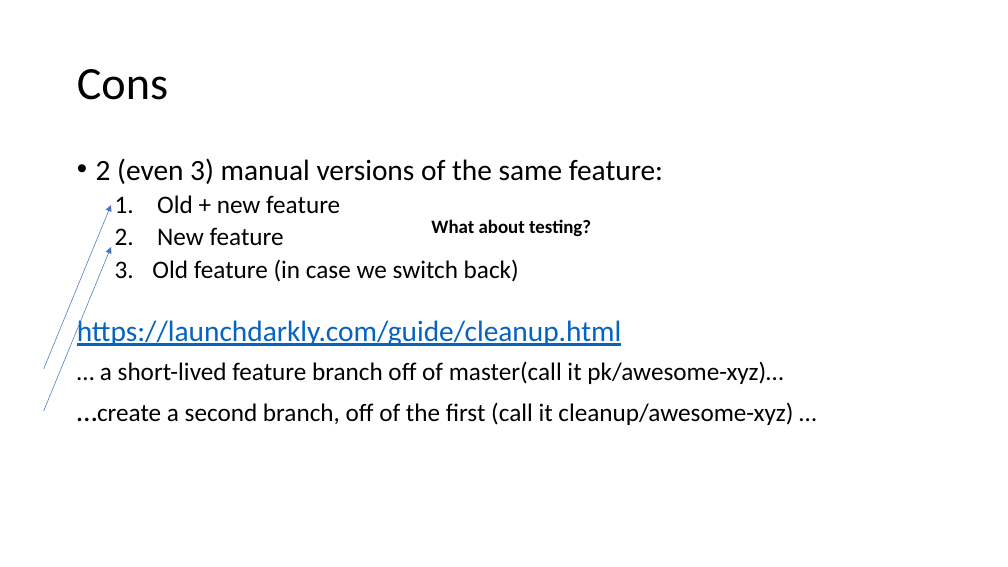
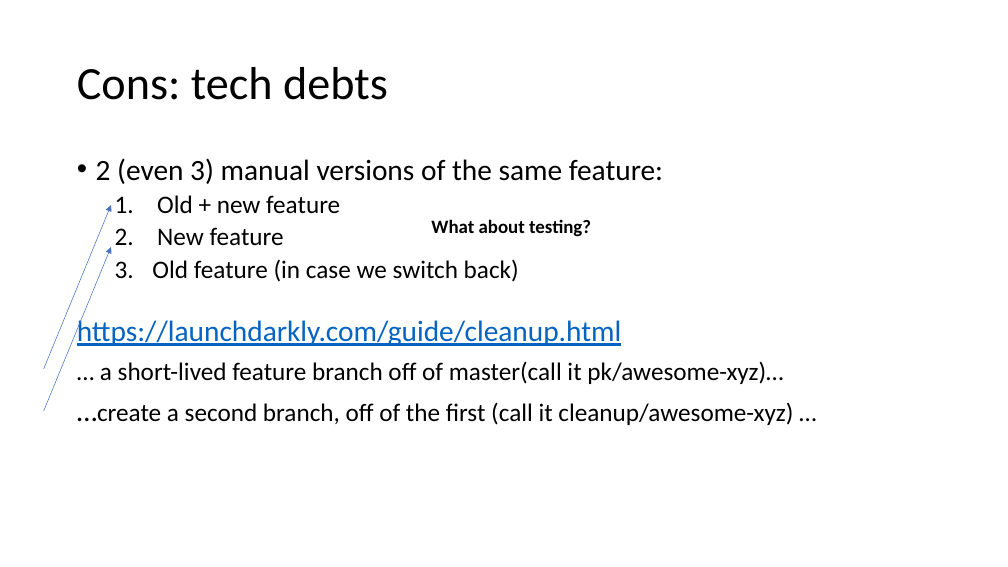
Before and after one commit to chaiyilin/featureToggling, a slide deck: slide 5 of featureToggles.pptx. Drawn at 1008x567 pixels with LibreOffice and Linux fonts; fonts in the diff are those of the drawing. Boxes give left, top, right and bottom in pixels: in the first picture for what was removed or moved away, otherwise in the second. Text is boxed around its words. In the diff, an @@ line names an element or a change of style, - is before the commit and + after.

```diff
--- a/featureToggles.pptx
+++ b/featureToggles.pptx
@@ title at (x1=77, y1=67, x2=388, y2=100): text changed @@
-Cons
+Cons: tech debts
```
Also in this commit, not shown: 2 other slides changed, 14 slides added, 4 slides removed.
